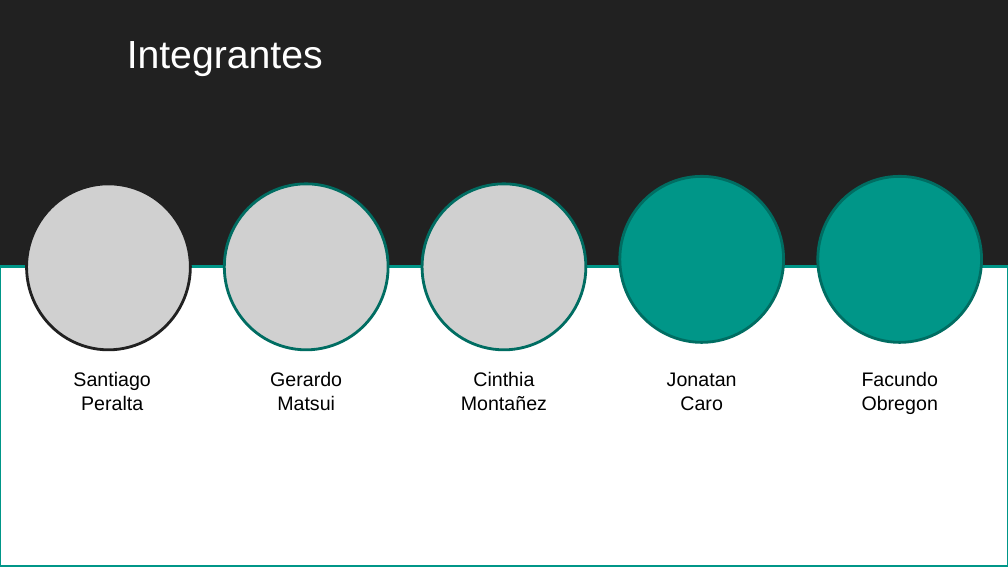
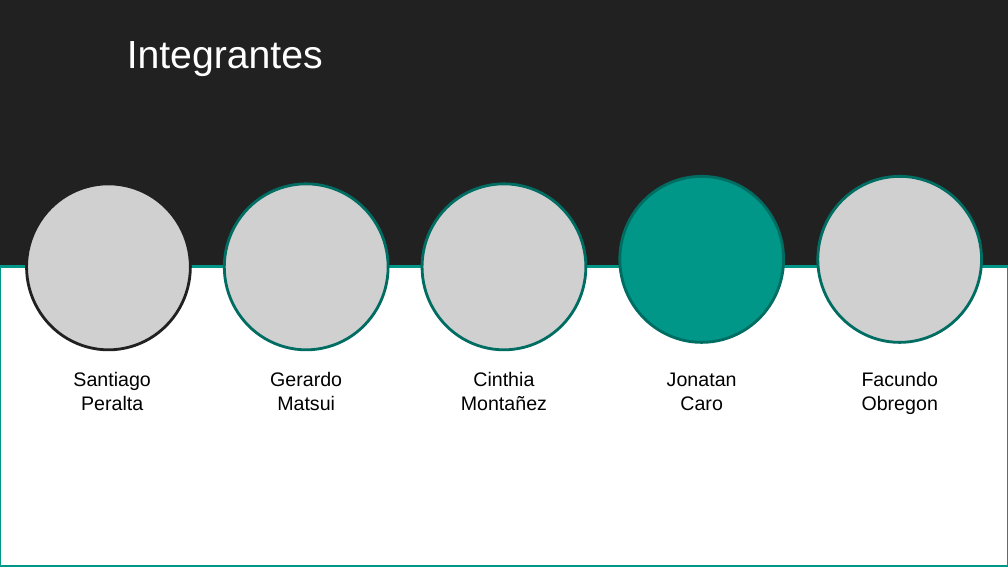
Before and after one commit to safabox/SAFE, a slide deck: slide 2 of trunk/docs/Entregables/Presentacion Final/SAFE presentacion final.ppt. Drawn at 1008x567 pixels with LibreOffice and Linux fonts; fonts in the diff are those of the drawing; grey boxes stand for pictures; background and template pictures are left out. Boxes give left, top, right and bottom in pixels: in the first picture for what was removed or moved away, otherwise in the second. Text is boxed around its words. In the diff, an @@ line names an element or a change of style, - is before the commit and + after.

Commit message:
agregado de ppt version 2003

```diff
--- a/trunk/docs/Entregables/Presentacion Final/SAFE presentacion final.ppt
+++ b/trunk/docs/Entregables/Presentacion Final/SAFE presentacion final.ppt
@@ ellipse removed at bbox=[817, 176, 981, 343] @@
@@ picture added at bbox=[817, 176, 981, 343] @@
```
